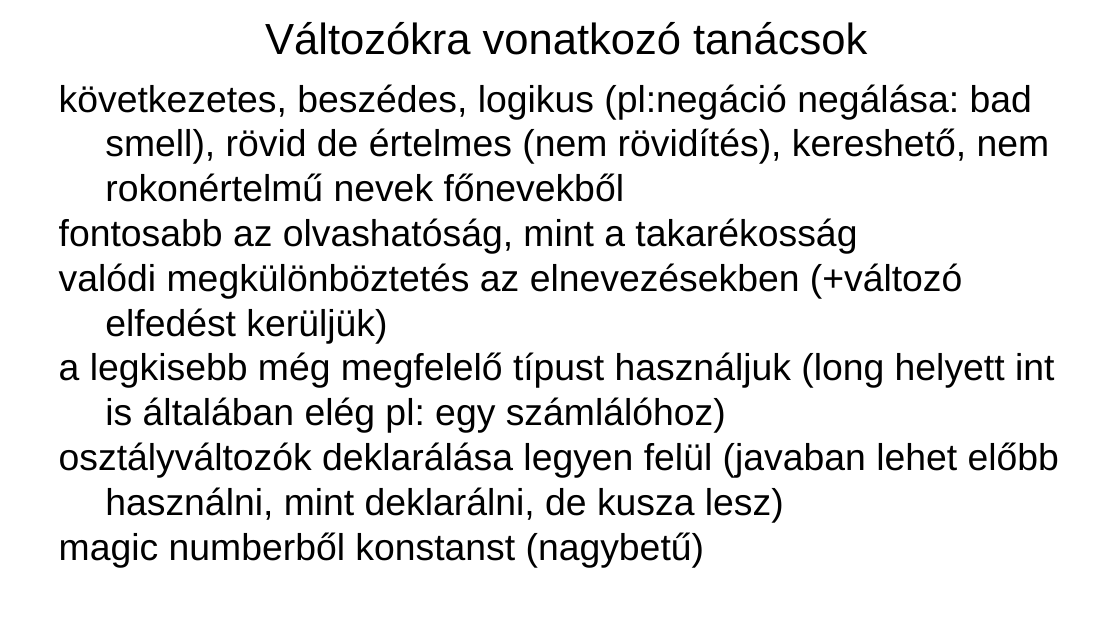
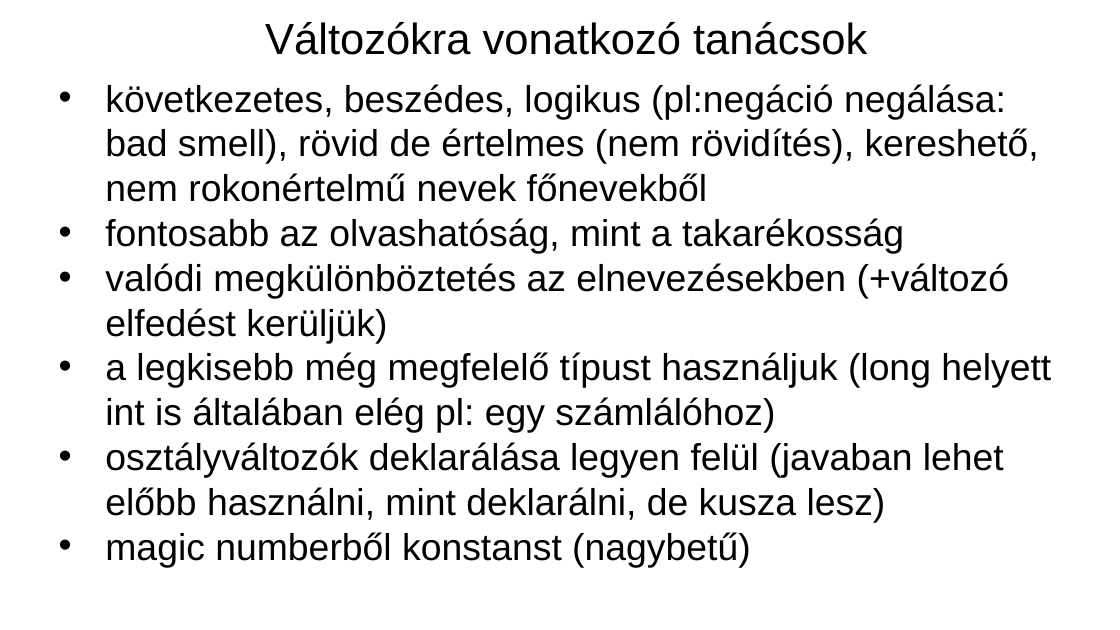
Before and after one commit to NNGSzegedAndUSzegedCollaboration/NNGSzegedAndUSzegedCollaboration.github.io, a slide deck: slide 10 of slideshows/grafreprezentacio.pptx. Drawn at 1120x630 pixels with LibreOffice and Linux fonts; fonts in the diff are those of the drawing. Boxes give left, top, right and bottom in pixels: in the first picture for what was removed or moved away, otherwise in the second. Text is boxed around its words. In the diff, an @@ line names an element or a change of style, - is before the commit and + after.

```diff
--- a/slideshows/grafreprezentacio.pptx
+++ b/slideshows/grafreprezentacio.pptx
@@ text "következetes, beszédes, logikus (pl:negáció negálása: ..." at (105,84,1051,567): bullet none to • @@
```
Also in this commit, not shown: 5 other slides changed, 2 slides removed.
